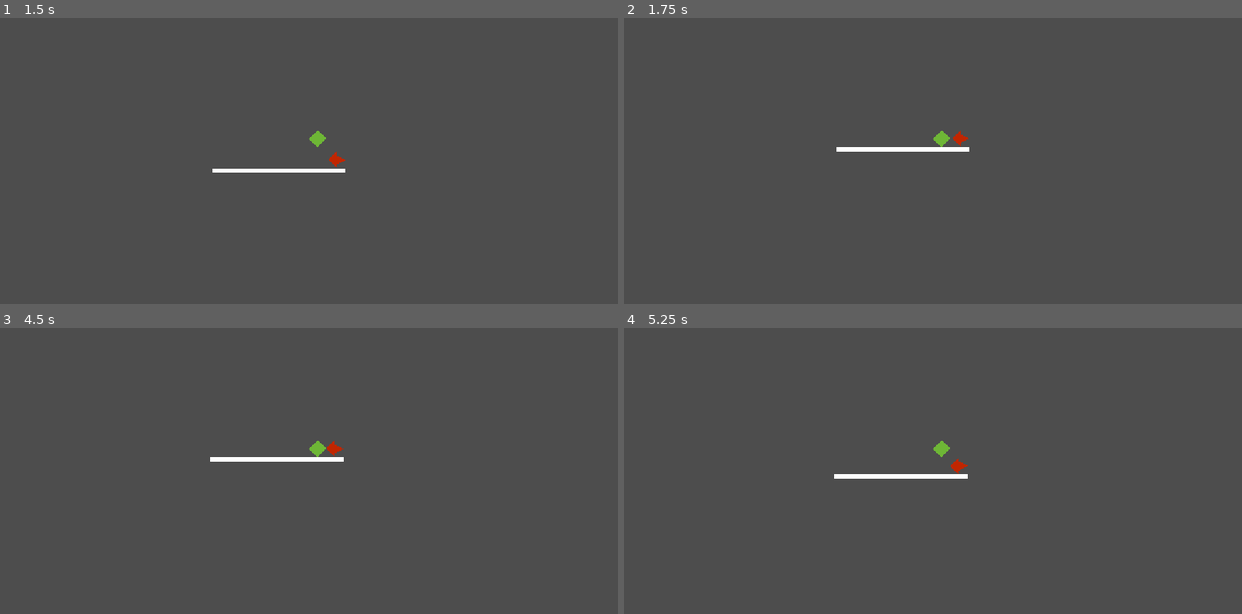
Above: before the commit, frames 1-4 (two rows, left to right).
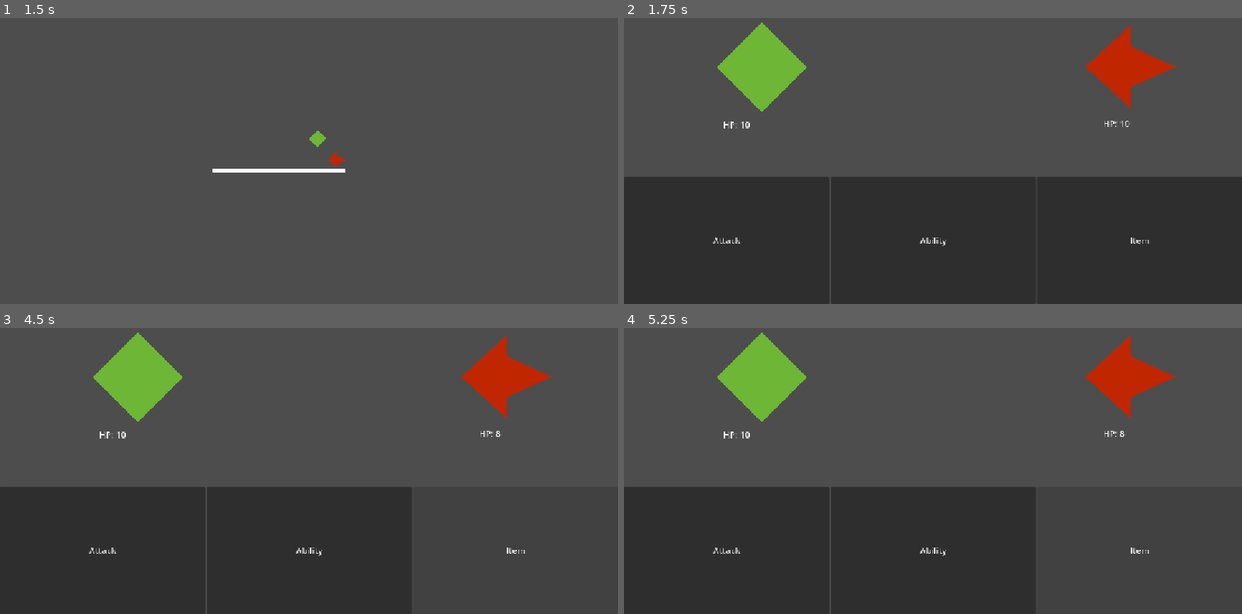
Above: after the commit, the same moments.

Repository: losanders6891/godotStuff
Game: Godot game, scene res://scenes/levels/l_test_level.tscn
Two runs of this game, one before a commit and one after it. Both use one fixed random seed, a clock stepped at 60 frames per second and the inputs below. This scene is started directly instead of the project's main scene.
Inputs (mouse positions are in pixels of both pictures, inside the frame that each line leads up to):
- Up to frame 1 (1.5 s): tap Enter at 0.5 s; hold D (right) 0.53-1.28 s; tap Space at 1.25 s; hold S (backward) from 1.28 s (still down)
- Up to frame 2 (1.75 s): keep holding S (backward)
- Up to frame 3 (4.5 s): release S (backward) at 2 s; click (105, 551) at 2 s, where only the run after the commit has a clickable "Attack"; click (309, 551) at 2.75 s, where only the run after the commit has a clickable "Ability"; click (512, 551) at 3.5 s, where only the run after the commit has a clickable "Item"; tap Enter at 4.25 s; hold D (right) from 4.28 s (still down)
- Up to frame 4 (5.25 s): tap Space at 5 s; release D (right) at 5.03 s; hold W (forward) from 5.03 s (still down)

Frame 1 is identical in both runs. In frame 2, 48% of the frame differs, in the area x 0-100%, y 1-100%; in frame 3, 34%; in frame 4, 34%.
Error before the commit: Parse Error: Class "enemy" hides a global script class. (res://scripts/enemy_scripts/test_enemy.gd:1)

Commit message:
fixed things?

Diff:
--- a/worse-hell/project.godot
+++ b/worse-hell/project.godot
@@ -11,7 +11,7 @@
 [application]
 
 config/name="worseHell"
-run/main_scene="uid://qw6wmp51i2s7"
+run/main_scene="uid://be6tn2ngeu6dk"
 config/features=PackedStringArray("4.7", "Forward Plus")
 config/icon="res://sprites/misc/icon.svg"
 
--- a/worse-hell/scenes/levels/idk.tscn
+++ b/worse-hell/scenes/levels/idk.tscn
@@ -1,6 +1,6 @@
-[gd_scene format=3 uid="uid://cl5n8isp4jy0k"]
+[gd_scene format=3 uid="uid://c4idf583m7120"]
 
-[ext_resource type="Texture2D" uid="uid://8nww4rliroie" path="res://icon.svg" id="1_wtcfe"]
+[ext_resource type="Texture2D" uid="uid://8nww4rliroie" path="res://sprites/misc/icon.svg" id="1_wtcfe"]
 
 [sub_resource type="RectangleShape2D" id="RectangleShape2D_rpall"]
 size = Vector2(708, 71)
--- a/worse-hell/scripts/enemy_scripts/test_enemy.gd
+++ b/worse-hell/scripts/enemy_scripts/test_enemy.gd
@@ -1,4 +1,4 @@
-class_name enemy extends CharacterBody2D
+class_name EnemyOverworld extends CharacterBody2D
 
 @export_category("battle stats")
 @export var health:int = 10
Not shown, added: worse-hell/scripts/test_enemy.gd.uid
